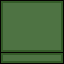
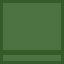
The second w=64, h=64 image is a revision of the first. Changes to its layers:
painted on "Вставленный слой" over [left=0, top=0, right=64, bottom=64]
